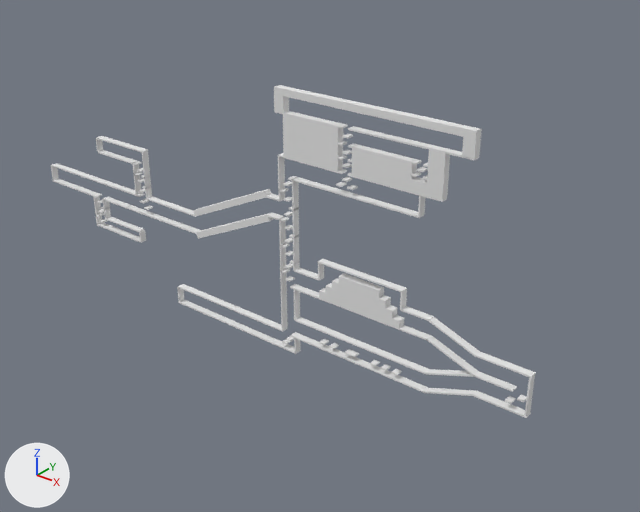
Two versions of the Blender file Closing Kit/Game/Models/levelLayout - Update_cameraPos.blend, one commit apart.
Before and after are seen from a 50 mm camera at (855.0, -767.0, 616.0) aimed at (207.0, 42.0, 114.0). Lighting does not change. The marker at lower left points along +X, +Y and +Z.
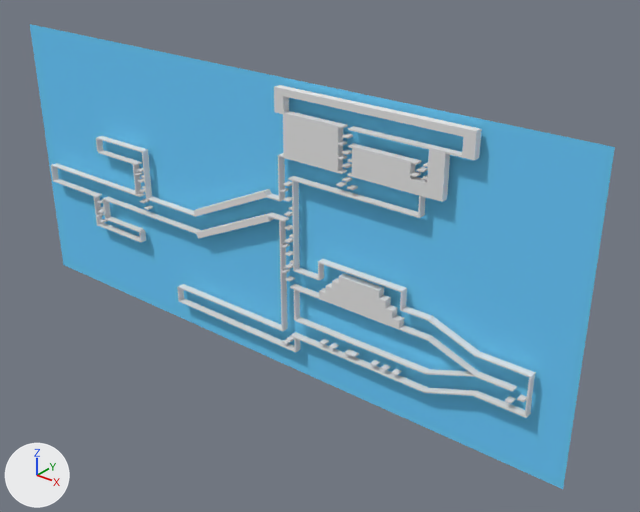
What changed in the scene script:
```text
Change me_cube_131:
    used by ob_cube_125; location = (184.0, 0.0, -4.0); scale = (4.0, 5.0, 1.0)
    remove me_cube_131.from_pydata(...)  # 1120 vertices, 836 faces; spans x -120.0..87.0, y -1.0..1.0, z -9.0..346.0
    add me_cube_131.from_pydata(...)  # 968 vertices, 722 faces; spans x -120.0..87.0, y -1.0..1.0, z -7.0..346.0
    me_cube_131 part 1: 8 loose pieces with 64 vertices, spanning x -76.0..57.0, y -1.0..1.0, z -9.0..317.0, are deleted
    me_cube_131 part 2
    118 vertices are removed from x -119.0..71.0, y -1.0..1.0, z -9.0..317.0
    189 faces are deleted
    2 vertices move within x 65.0, y -1.0..1.0, z 315.0
    30 vertices are added at x -70.0..71.0, y -1.0..1.0, z 15.0..317.0
    123 new faces join them
Add me_cube_010:
    me_cube_010.from_pydata([(-1.0, -1.0, -1.0), (-1.0, 1.0, -1.0), (0.99, 1.0, -1.0), (0.99, -1.0, -1.0), (-1.0, -1.0, 1.0), (-1.0, 1.0, 1.0), (0.95, 1.0, 1.0), (0.95, -1.0, 1.0)], [], [(4, 5, 1, 0), (5, 6, 2, 1), (6, 7, 3, 2), (7, 4, 0, 3), (0, 1, 2, 3), (7, 6, 5, 4)])
    me_cube_010.materials.append(mat_material)  # its picture is missing
Add me_plane:
    me_plane.from_pydata([(1.0, -1.0, 0.0), (-1.0, -1.0, 0.0), (1.0, 1.0, 0.0), (-1.0, 1.0, 0.0)], [], [(2, 3, 1, 0)])
    me_plane.materials.append(mat_material_001)  # blue #70d0ff
Add ob_cube_003:
    ob_cube_003 = bpy.data.objects.new('Cube.003', me_cube.copy())  # the mesh of ob_cube
    ob_cube_003.location = (10.0, 0.0, -10.0)
    ob_cube_003.scale = (27.5, 5.0, 1.0)
Add ob_cube_004:
    ob_cube_004 = bpy.data.objects.new('Cube.004', me_cube.copy())  # the mesh of ob_cube
    ob_cube_004.location = (64.0, 0.0, -10.0)
    ob_cube_004.scale = (27.5, 5.0, 1.0)
Add ob_cube_005:
    ob_cube_005 = bpy.data.objects.new('Cube.005', me_cube.copy())  # the mesh of ob_cube
    ob_cube_005.location = (120.0, 0.0, -10.0)
    ob_cube_005.scale = (27.5, 5.0, 1.0)
Add ob_cube_006:
    ob_cube_006 = bpy.data.objects.new('Cube.006', me_cube.copy())  # the mesh of ob_cube
    ob_cube_006.location = (174.0, 0.0, -10.0)
    ob_cube_006.scale = (27.5, 5.0, 1.0)
Add ob_cube_007:
    ob_cube_007 = bpy.data.objects.new('Cube.007', me_cube.copy())  # the mesh of ob_cube
    ob_cube_007.location = (-147.0, 0.0, 112.0)
    ob_cube_007.scale = (25.0, 5.0, 1.0)
Add ob_cube_008:
    ob_cube_008 = bpy.data.objects.new('Cube.008', me_cube.copy())  # the mesh of ob_cube
    ob_cube_008.location = (-97.0, 0.0, 112.0)
    ob_cube_008.scale = (25.0, 5.0, 1.0)
Add ob_cube_009:
    ob_cube_009 = bpy.data.objects.new('Cube.009', me_cube.copy())  # the mesh of ob_cube
    ob_cube_009.location = (-47.0, 0.0, 112.0)
    ob_cube_009.scale = (25.0, 5.0, 1.0)
Add ob_cube_010:
    ob_cube_010 = bpy.data.objects.new('Cube.010', me_cube_010)
    ob_cube_010.location = (3.0, 0.0, 112.0)
    ob_cube_010.scale = (25.0, 5.0, 1.0)
Add ob_cube_011:
    ob_cube_011 = bpy.data.objects.new('Cube.011', me_cube.copy())  # the mesh of ob_cube
    ob_cube_011.location = (-269.0, 0.0, 112.0)
    ob_cube_011.scale = (25.0, 5.0, 1.0)
Add ob_cube_012:
    ob_cube_012 = bpy.data.objects.new('Cube.012', me_cube.copy())  # the mesh of ob_cube
    ob_cube_012.location = (-219.0, 0.0, 112.0)
    ob_cube_012.scale = (25.0, 5.0, 1.0)
Add ob_cube_013:
    ob_cube_013 = bpy.data.objects.new('Cube.013', me_cube.copy())  # the mesh of ob_cube
    ob_cube_013.location = (-118.0, 0.0, 64.0)
    ob_cube_013.scale = (24.0, 5.0, 1.0)
Add ob_cube_014:
    ob_cube_014 = bpy.data.objects.new('Cube.014', me_cube.copy())  # the mesh of ob_cube
    ob_cube_014.location = (-167.0, 0.0, 64.0)
    ob_cube_014.scale = (25.0, 5.0, 1.0)
Add ob_cube_015:
    ob_cube_015 = bpy.data.objects.new('Cube.015', me_cube.copy())  # the mesh of ob_cube
    ob_cube_015.location = (226.0, 0.0, 232.0)
    ob_cube_015.scale = (22.5, 5.0, 1.0)
Add ob_cube_016:
    ob_cube_016 = bpy.data.objects.new('Cube.016', me_cube.copy())  # the mesh of ob_cube
    ob_cube_016.location = (272.0, 0.0, 232.0)
    ob_cube_016.scale = (22.5, 5.0, 1.0)
Add ob_cube_017:
    ob_cube_017 = bpy.data.objects.new('Cube.017', me_cube.copy())  # the mesh of ob_cube
    ob_cube_017.location = (316.0, 0.0, 232.0)
    ob_cube_017.scale = (22.5, 5.0, 1.0)
Add ob_cube_018:
    ob_cube_018 = bpy.data.objects.new('Cube.018', me_cube.copy())  # the mesh of ob_cube
    ob_cube_018.location = (362.0, 0.0, 232.0)
    ob_cube_018.scale = (22.5, 5.0, 1.0)
Add ob_cube_019:
    ob_cube_019 = bpy.data.objects.new('Cube.019', me_cube_019)  # a box spanning x -1.0..0.99, y -1.0..1.0, z -1.0..1.0; in mat_material (its picture is missing)
    ob_cube_019.location = (361.0, 0.0, 312.0)
    ob_cube_019.scale = (14.0, 5.0, 1.0)
Add ob_cube_020:
    ob_cube_020 = bpy.data.objects.new('Cube.020', me_cube_020)  # a box spanning x -1.0..0.99, y -1.0..1.0, z -1.0..1.0; in mat_material (its picture is missing)
    ob_cube_020.location = (333.0, 0.0, 312.0)
    ob_cube_020.scale = (14.0, 5.0, 1.0)
Add ob_cube_021:
    ob_cube_021 = bpy.data.objects.new('Cube.021', me_cube_020.copy())
    ob_cube_021.location = (305.0, 0.0, 312.0)
    ob_cube_021.scale = (14.0, 5.0, 1.0)
Add ob_cube_022:
    ob_cube_022 = bpy.data.objects.new('Cube.022', me_cube_020.copy())
    ob_cube_022.location = (389.0, 0.0, 312.0)
    ob_cube_022.scale = (14.0, 5.0, 1.0)
Add ob_cube_023:
    ob_cube_023 = bpy.data.objects.new('Cube.023', me_cube_020.copy())
    ob_cube_023.location = (417.0, 0.0, 312.0)
    ob_cube_023.scale = (14.0, 5.0, 1.0)
Add ob_plane:
    ob_plane = bpy.data.objects.new('Plane', me_plane)
    ob_plane.location = (130.0, 10.0, 150.0)
    ob_plane.rotation_euler = (1.571, 0.0, 0.0)  # degrees (90, 0, 0)
    ob_plane.scale = (450.0, 200.0, 1.0)
```

What differs and where, as boxes [x1, y1, x2, y2] in the pictures (640 x 512 px):
'Plane', added (blue)
    after: [30, 24, 615, 489]
'Cube.018', added
    after: [386, 204, 425, 218]
'Cube.017', added
    after: [353, 195, 390, 208]
'Cube.005', added
    after: [234, 322, 268, 339]
'Cube.016', added
    after: [323, 186, 358, 198]
'Cube.006', added
    after: [263, 334, 294, 352]
'Cube.004', added
    after: [206, 310, 238, 326]
'Cube.015', added
    after: [293, 177, 327, 190]
'Cube.003', added
    after: [179, 298, 210, 313]
'Cube.010', added
    after: [171, 221, 201, 234]
'Cube.009', added
    after: [147, 213, 176, 225]
'Cube.022', added
    after: [416, 142, 443, 152]
'Cube.023', added
    after: [438, 148, 462, 157]
'Cube.008', added
    after: [125, 205, 152, 216]
'Cube.019', added
    after: [394, 137, 420, 146]
'Cube.007', added
    after: [103, 197, 130, 208]
'Cube.020', added
    after: [373, 132, 398, 141]
'Cube.014', added
    after: [98, 223, 124, 234]
'Cube.021', added
    after: [352, 127, 377, 136]
'Cube.013', added
    after: [119, 231, 140, 242]
'Cube.012', added
    after: [73, 186, 97, 196]
'Cube.011', added
    after: [53, 179, 78, 189]
part 1 of me_cube_131, deleted
    before: [125, 128, 451, 342]
part 2 of me_cube_131, cut back
    both: [51, 111, 482, 377]
